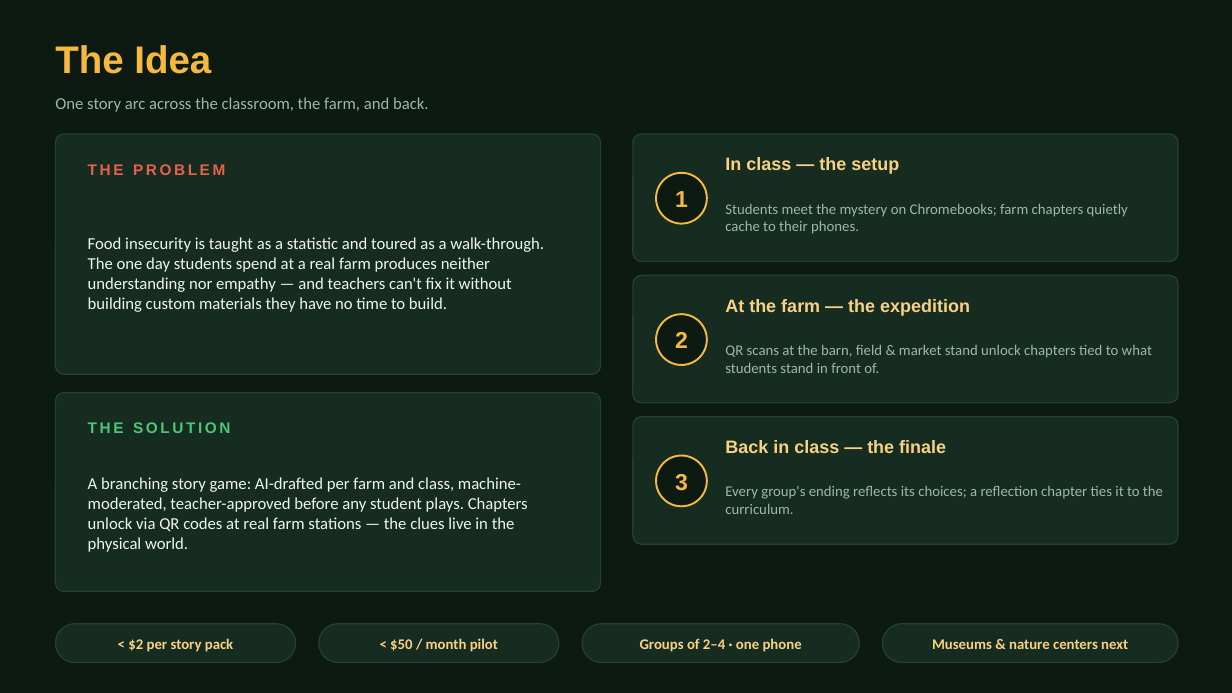
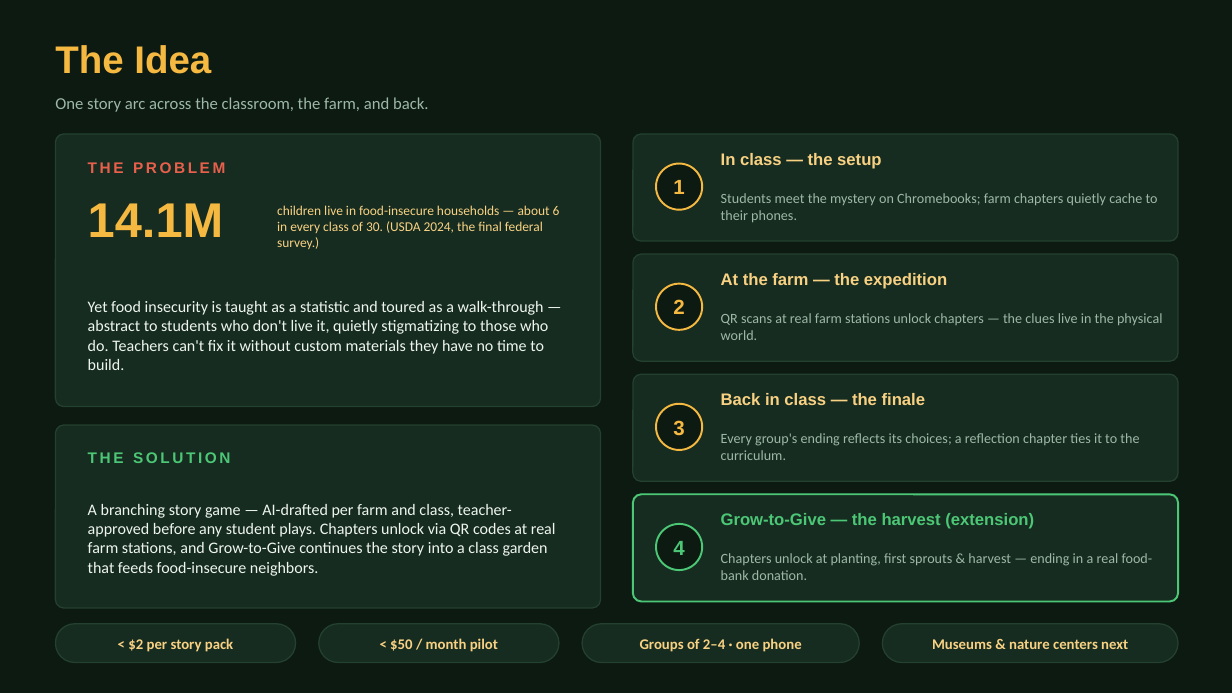
Before and after one commit to MoniqueMogul/Test, a slide deck: slide 2 of pitch/FarmQuest_Pitch.pptx. Drawn at 1232x693 pixels with LibreOffice and Linux fonts; fonts in the diff are those of the drawing. Boxes give left, top, right and bottom in pixels: in the first picture for what was removed or moved away, otherwise in the second. Text is boxed around its words. In the diff, an @@ line names an element or a change of style, - is before the commit and + after.

```diff
--- a/pitch/FarmQuest_Pitch.pptx
+++ b/pitch/FarmQuest_Pitch.pptx
@@ rounded rectangle: place and size @@
-rounded rectangle at [55,134,601,374]
+rounded rectangle at [55,134,601,407]
@@ rounded rectangle: place and size @@
-rounded rectangle at [633,134,1178,262]
+rounded rectangle at [633,134,1178,241]
@@ text "1": place and size @@
-text "1" at [675,191,688,207]
+text "1" at [673,180,684,194]
@@ ellipse: place and size @@
-ellipse at [656,173,707,224]
+ellipse at [656,164,702,210]
@@ text "Students meet the mystery on ..." at [721,193,1158,222]: size 11.5 to 11 pt @@
@@ text added at [88,203,224,237], 38 pt, text #F5B942, bold @@
+14.1M
@@ text added at [277,205,560,249], 10.5 pt, text #F8D183 @@
+children live in food-insecure households — about 6 in every class of 30. (USDA 2024, the final federal survey.)
@@ rounded rectangle: place and size @@
-rounded rectangle at [633,275,1178,403]
+rounded rectangle at [633,254,1178,361]
@@ text "At the farm — the ...": place and size @@
-text "At the farm — the ..." at [725,299,970,316]
+text "At the farm — the ..." at [721,273,947,289]
@@ text "2": place and size @@
-text "2" at [675,332,688,348]
+text "2" at [673,299,684,314]
@@ ellipse: place and size @@
-ellipse at [656,314,707,365]
+ellipse at [656,284,702,330]
@@ text at [88,301,548,370]: text changed; size 13 to 12.5 pt @@
-Food insecurity is taught as a statistic and toured as a walk-through. The one day students spend at a real farm produces neither understanding nor empathy — and teachers can't fix it without building custom materials they have no time to build.
+Yet food insecurity is taught as a statistic and toured as a walk-through — abstract to students who don't live it, quietly stigmatizing to those who do. Teachers can't fix it without custom materials they have no time to build.
@@ text at [721,313,1163,340]: text changed; size 11.5 to 11 pt @@
-QR scans at the barn, field & market stand unlock chapters tied to what students stand in front of.
+QR scans at real farm stations unlock chapters — the clues live in the physical world.
@@ proportions changed in 5 elements at [633,134,1178,241], [55,134,601,407], [55,425,601,608], [633,254,1178,361], [633,374,1178,482] @@
@@ rounded rectangle: place and size @@
-rounded rectangle at [633,417,1178,544]
+rounded rectangle at [633,374,1178,482]
@@ size 14 to 13 pt in 3 elements at [721,153,881,169], [721,273,947,289], [721,393,925,405] @@
@@ text "Back in class — the ...": place and size @@
-text "Back in class — the ..." at [725,440,946,453]
+text "Back in class — the ..." at [721,393,925,405]
@@ size 18 to 16 pt in 3 elements at [673,180,684,194], [673,299,684,314], [673,420,684,436] @@
@@ text "3": place and size @@
-text "3" at [675,474,688,491]
+text "3" at [673,420,684,436]
@@ ellipse: place and size @@
-ellipse at [656,456,707,506]
+ellipse at [656,404,702,450]
@@ text "Every group's ending reflects its ..." at [721,433,1139,460]: size 11.5 to 11 pt @@
@@ text "Every group's ending reflects its ...": place and size @@
-text "Every group's ending reflects its ..." at [725,486,1163,514]
+text "Every group's ending reflects its ..." at [721,433,1139,460]
@@ rounded rectangle: place and size @@
-rounded rectangle at [55,393,601,592]
+rounded rectangle at [55,425,601,608]
@@ text "THE SOLUTION": place and size @@
-text "THE SOLUTION" at [88,422,230,433]
+text "THE SOLUTION" at [88,452,230,463]
@@ text at [88,504,556,576]: text changed; size 13 to 12.5 pt @@
-A branching story game: AI-drafted per farm and class, machine-moderated, teacher-approved before any student plays. Chapters unlock via QR codes at real farm stations — the clues live in the physical world.
+A branching story game — AI-drafted per farm and class, teacher-approved before any student plays. Chapters unlock via QR codes at real farm stations, and Grow-to-Give continues the story into a class garden that feeds food-insecure neighbors.
@@ rounded rectangle added at [633,494,1178,602], fill #162C20, outline #24402F 1 pt @@
@@ rounded rectangle added at [633,494,1178,602], outline #4CC776 1.5 pt @@
@@ ellipse added at [656,524,702,570], fill #0C1A12, outline #4CC776 1.5 pt @@
@@ text added at [721,513,1034,529], 13 pt, text #4CC776, bold @@
+Grow-to-Give — the harvest (extension)
@@ text added at [673,541,684,555], 16 pt, text #4CC776, bold @@
+4
@@ text added at [721,553,1153,580], 11 pt, text #9DB8A6 @@
+Chapters unlock at planting, first sprouts & harvest — ending in a real food-bank donation.
```
Also in this commit, not shown: 1 other slide changed.
